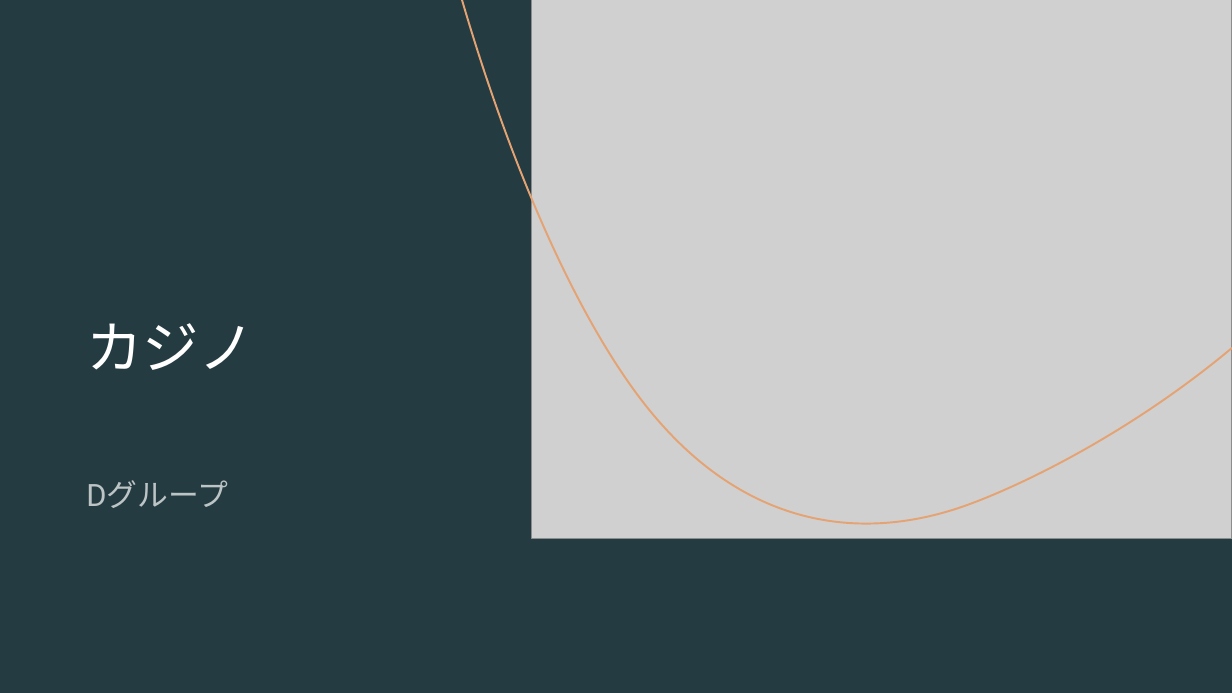
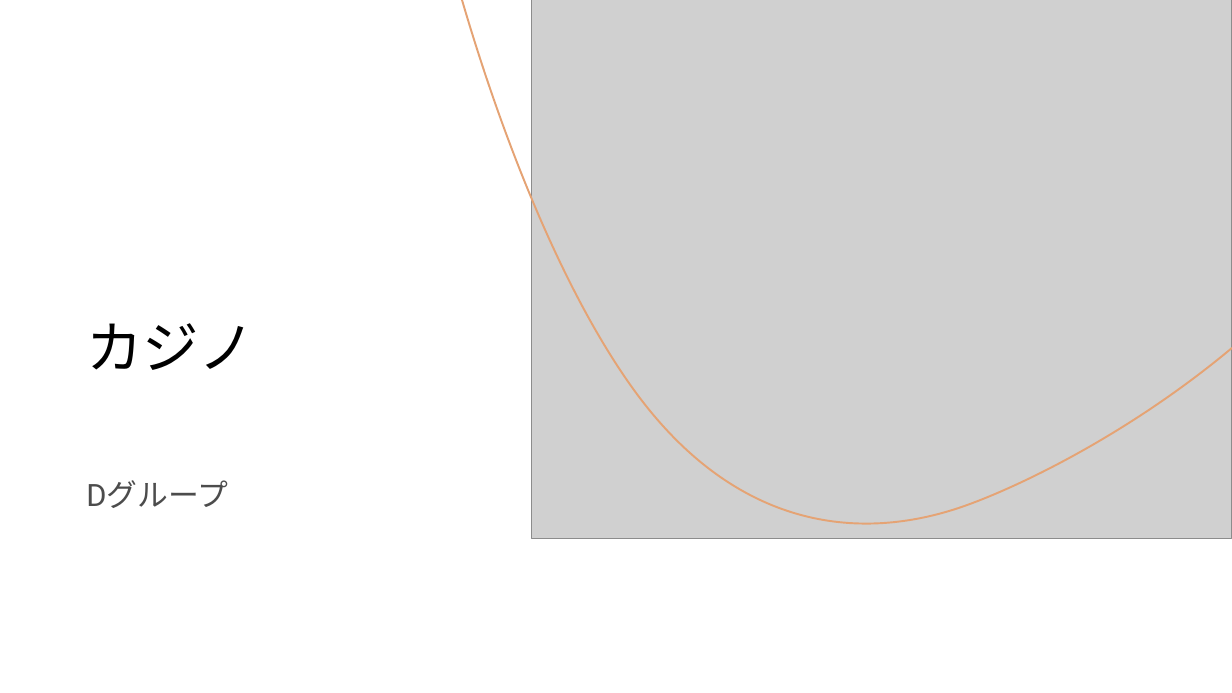
Before and after one commit to miyagiryusei/Excel, a slide deck: slide 1 of 発表資料.pptx. Drawn at 1232x693 pixels with LibreOffice and Linux fonts; fonts in the diff are those of the drawing; grey boxes stand for pictures. Boxes give left, top, right and bottom in pixels: in the first picture for what was removed or moved away, otherwise in the second. Text is boxed around its words. In the diff, an @@ line names an element or a change of style, - is before the commit and + after.

```diff
--- a/発表資料.pptx
+++ b/発表資料.pptx
@@ background #243C41 to #FFFFFF @@
@@ rectangle at [0,0,1232,693]: fill #243C41 to #FFFFFF @@
@@ title "カジノ" at [86,323,254,370]: text colour #FFFFFF to #000000 @@
@@ subtitle "Dグループ" at [86,480,228,508]: text colour #FFFFFF at 70% opacity to #000000 at 70% opacity @@
```
Also in this commit, not shown: 19 other slides changed, 1 slide added.
